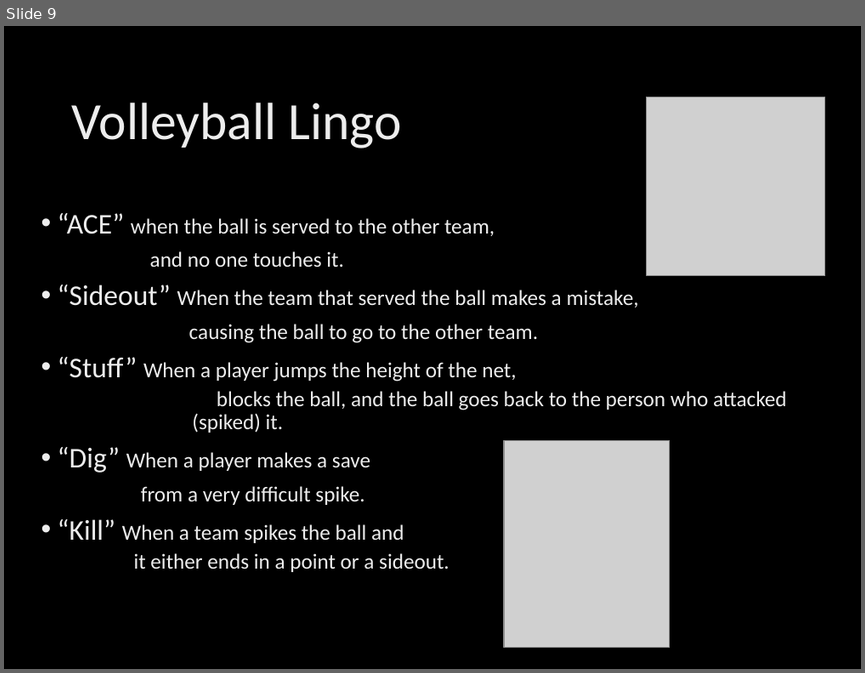
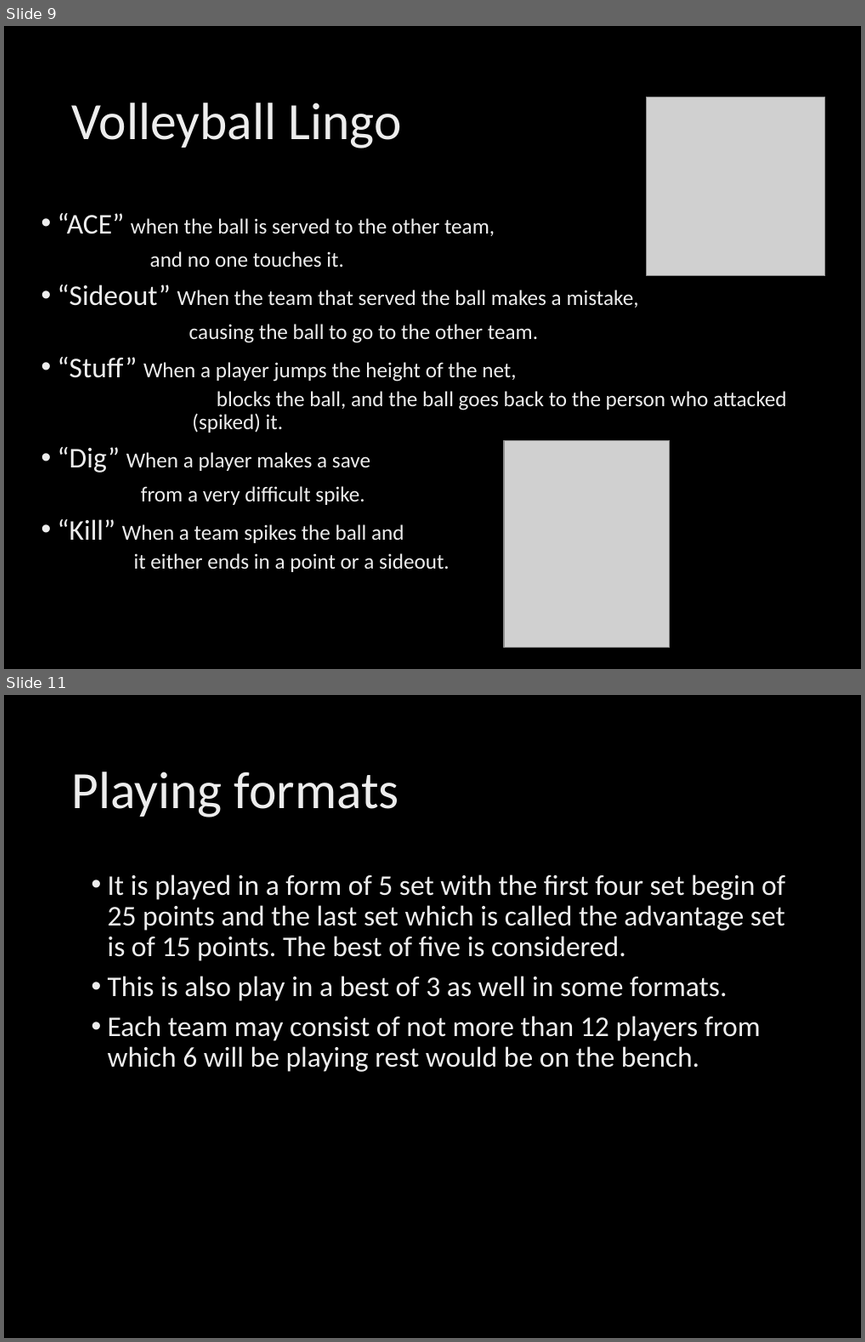
Before and after one commit to N-Harsha/Sureify, a slide deck: presentation/Volleyball.pptx. Shown one above the other, each under a label of ours: slide 9 before the commit, slides 9 and 11 after it; the slides between them are not shown. The pictures are 865x673 and 865x1342 pixels, drawn with LibreOffice and Linux fonts; fonts in the diff are those of the drawing; grey boxes stand for pictures; background and template pictures are left out. Boxes give left, top, right and bottom in pixels: in the first picture for what was removed or moved away, otherwise in the second. Text is boxed around its words. In the diff, an @@ line names an element or a change of style, - is before the commit and + after.

```diff
--- a/presentation/Volleyball.pptx
+++ b/presentation/Volleyball.pptx
@@ slide 11 added at (4, 695, 861, 1338), background picture (left out) @@
@@ title added at (71, 771, 399, 817), 44 pt, text gradient #DEDEDE to #EDEDED to #FFFFFF @@
+Playing formats
@@ text added at (108, 874, 785, 1072), 24 pt, text gradient #DEDEDE to #EDEDED to #FFFFFF @@
+• It is played in a form of 5 set with the first four set begin of 25 points and the last set which is called the advantage set is of 15 points. The best of five is considered.
+• This is also play in a best of 3 as well in some formats.
+• Each team may consist of not more than 12 players from which 6 will be playing rest would be on the bench.
```
Also in this commit, not shown: 2 slides changed, 1 other slide added, 55 other files.
